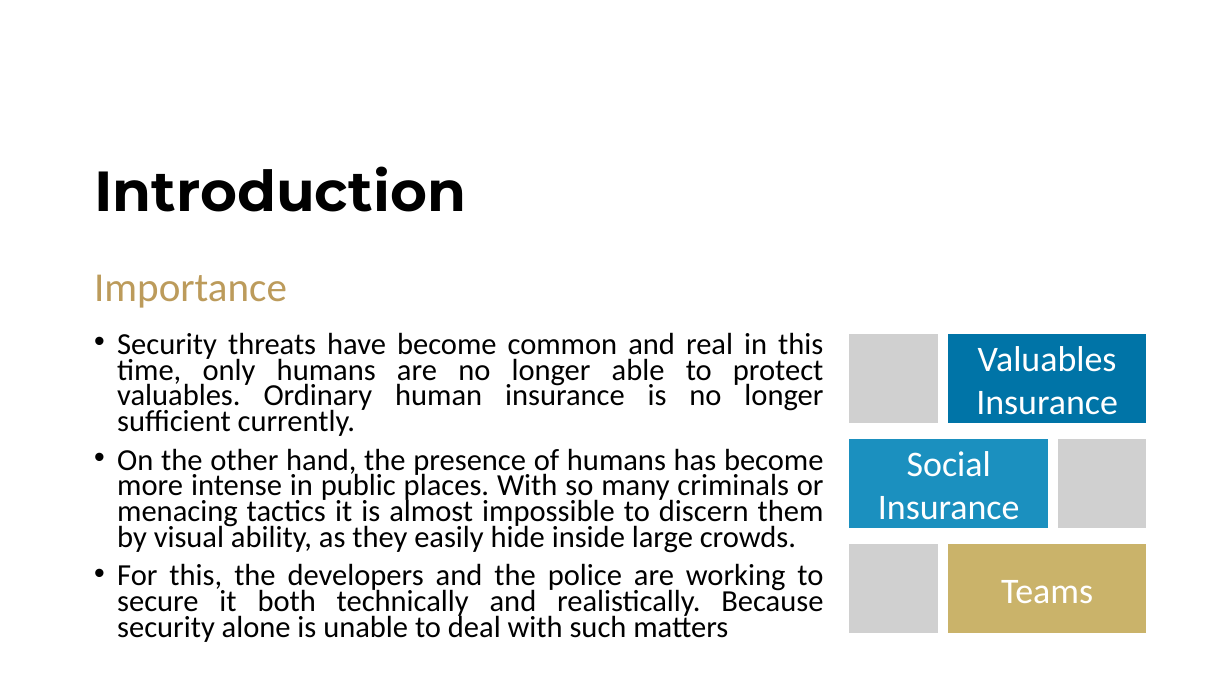
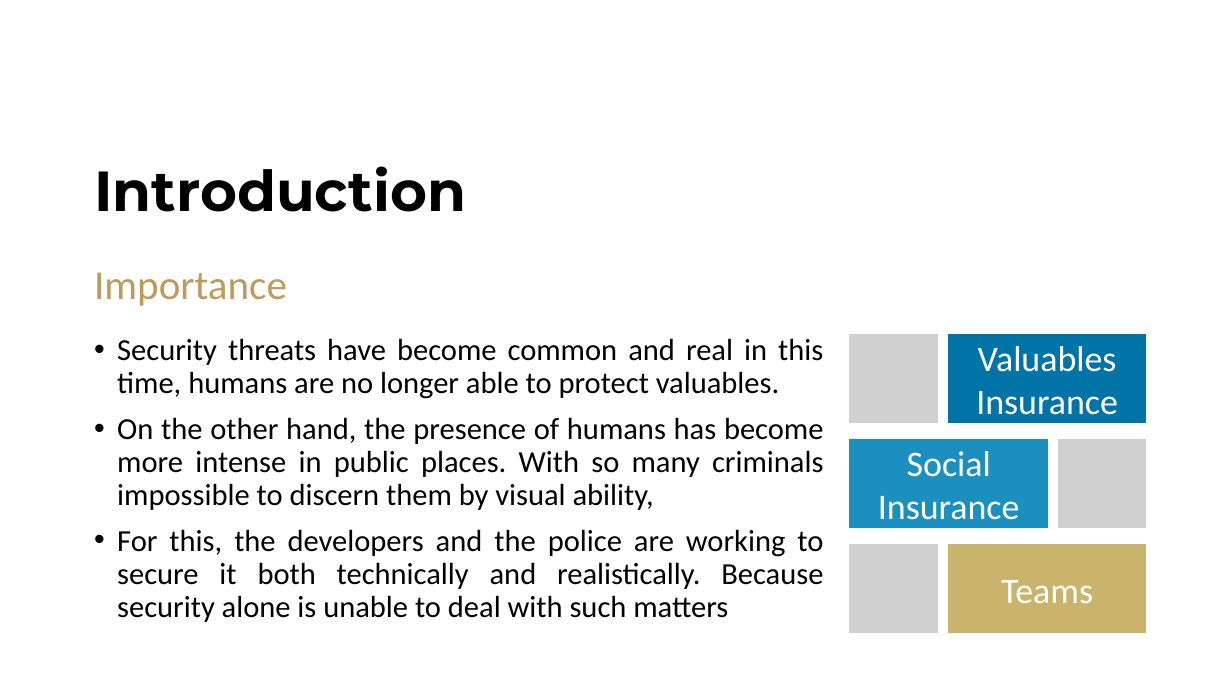
Before and after one commit to Almoalm22/GP-_-431.432-_-2021.2022, a slide deck: slide 5 of Midterm - GP1/Presentation - Mid.pptx. Drawn at 1232x693 pixels with LibreOffice and Linux fonts; fonts in the diff are those of the drawing; grey boxes stand for pictures; background and template pictures are left out. Boxes give left, top, right and bottom in pixels: in the first picture for what was removed or moved away, otherwise in the second. Text is boxed around its words. In the diff, an @@ line names an element or a change of style, - is before the commit and + after.

```diff
--- a/Midterm - GP1/Presentation - Mid.pptx
+++ b/Midterm - GP1/Presentation - Mid.pptx
@@ text at (x1=117, y1=338, x2=824, y2=510): text changed @@
-• Security threats have become common and real in this time, only humans are no longer able to protect valuables. Ordinary human insurance is no longer sufficient currently.
-• On the other hand, the presence of humans has become more intense in public places. With so many criminals or menacing tactics it is almost impossible to discern them by visual ability, as they easily hide inside large crowds.
+• Security threats have become common and real in this time, humans are no longer able to protect valuables.
+• On the other hand, the presence of humans has become more intense in public places. With so many criminals impossible to discern them by visual ability,
@@ text at (x1=117, y1=529, x2=823, y2=622): line spacing 0.7 to 0.9 @@
```
Also in this commit, not shown: 3 other slides changed, 1 slide added.
